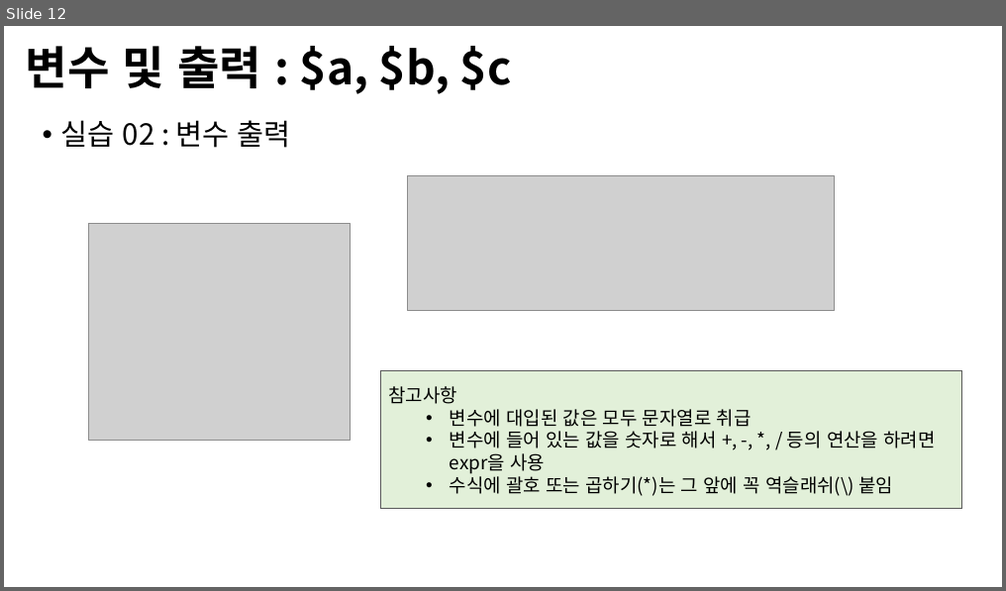
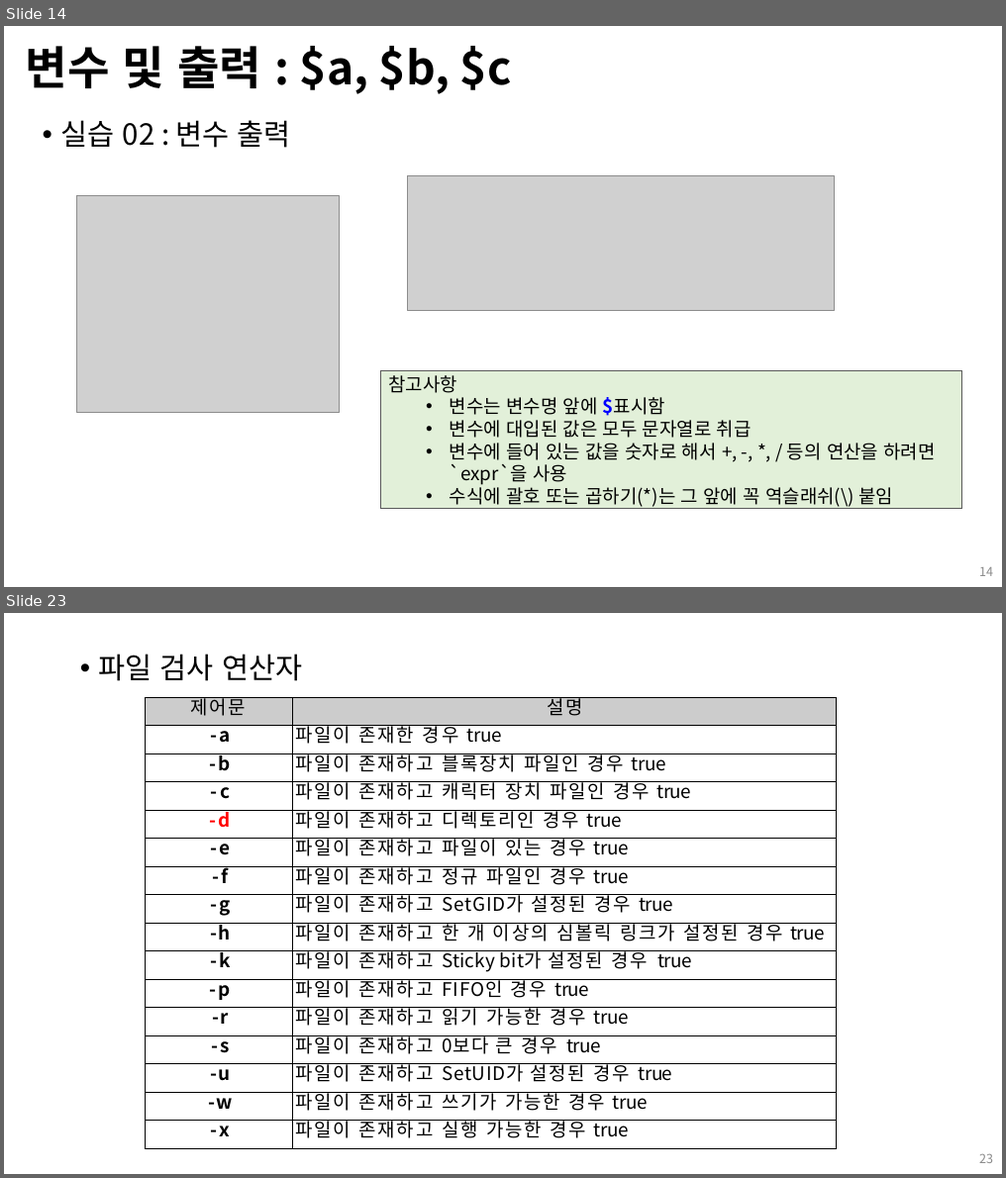
Before and after one commit to Open-Source-Programming/OpenSource-Lec, a slide deck: 03-shell_script_1.pptx. Shown one above the other, each under a label of ours: slide 12 before the commit, slides 14 and 23 after it; the slides between them are not shown. The pictures are 1006x591 and 1006x1178 pixels, drawn with LibreOffice and Linux fonts; fonts in the diff are those of the drawing; grey boxes stand for pictures; background and template pictures are left out. Boxes give left, top, right and bottom in pixels: in the first picture for what was removed or moved away, otherwise in the second. Text is boxed around its words. In the diff, an @@ line names an element or a change of style, - is before the commit and + after.

Commit message:
새롭게 파일들을 정리하여 추가합니다

```diff
--- a/03-shell_script_1.pptx
+++ b/03-shell_script_1.pptx
@@ slide 23 added at <box>4,613,1002,1174</box>, background #FFFFFF @@
@@ text added at <box>99,654,302,681</box>, 28 pt, text #000000 @@
+• 파일 검사 연산자
@@ table added at <box>145,697,837,1149</box>, 16 rows, 2 columns @@
+제어문 | 설명
+-a | 파일이 존재한 경우 true
+-b | 파일이 존재하고 블록장치 파일인 경우 true
+-c | 파일이 존재하고 캐릭터 장치 파일인 경우 true
+-d | 파일이 존재하고 디렉토리인 경우 true
+-e | 파일이 존재하고 파일이 있는 경우 true
+-f | 파일이 존재하고 정규 파일인 경우 true
+-g | 파일이 존재하고 SetGID가 설정된 경우 true
+-h | 파일이 존재하고 한 개 이상의 심볼릭 링크가 설정된 경우 true
+-k | 파일이 존재하고 Sticky bit가 설정된 경우 true
+-p | 파일이 존재하고 FIFO인 경우 true
+-r | 파일이 존재하고 읽기 가능한 경우 true
+-s | 파일이 존재하고 0보다 큰 경우 true
+-u | 파일이 존재하고 SetUID가 설정된 경우 true
+-w | 파일이 존재하고 쓰기가 가능한 경우 true
+-x | 파일이 존재하고 실행 가능한 경우 true
@@ page number added at <box>979,1155,993,1163</box>, 12 pt, text #8C8C8C @@
+23
@@ what was slide 12 is now slide 14 @@
@@ slide 14 changed as well @@
@@ picture: place and size @@
-picture at <box>88,224,350,440</box>
+picture at <box>77,196,340,412</box>
@@ text in rectangle at <box>450,397,665,416</box>: paragraph added @@
+  • 변수는 변수명 앞에 $표시함
@@ text in rectangle at <box>450,443,935,485</box>: text changed @@
-  • 변수에 들어 있는 값을 숫자로 해서 +, -, *, / 등의 연산을 하려면 expr을 사용
+  • 변수에 들어 있는 값을 숫자로 해서 +, -, *, / 등의 연산을 하려면 `expr`을 사용
@@ page number added at <box>979,568,993,576</box>, 12 pt, text #8C8C8C @@
+14
```
Also in this commit, not shown: 11 other slides changed, 19 other slides added, 9 other files.
